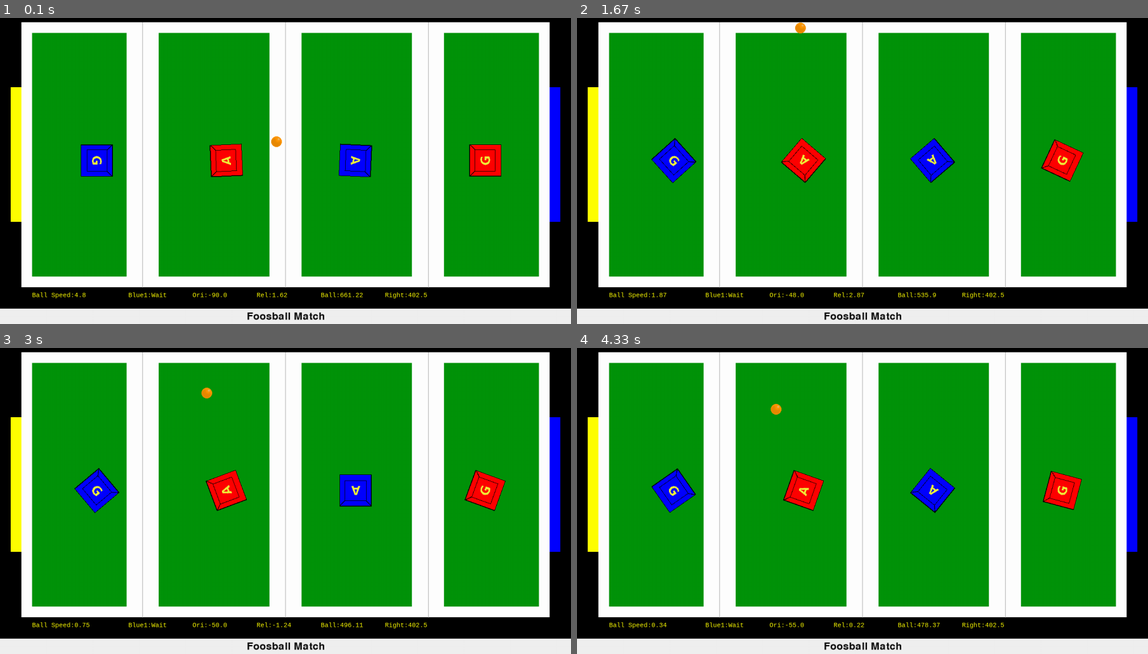
Above: before the commit, frames 1-4 (two rows, left to right).
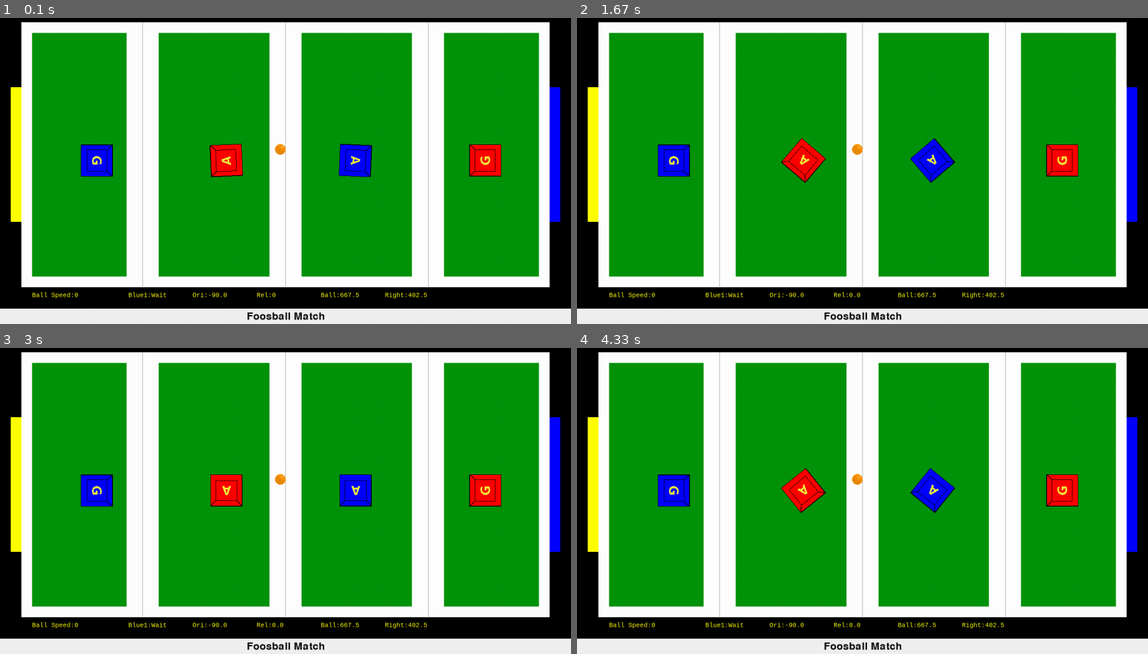
Above: after the commit, the same moments.

Repository: GreatAlexander/Games
Game: pygame game, started from GemTrap/Foosball/main.py
The game is run twice, just before and just after one commit, with the same random seed, the same clock (stepped at 60 frames per second) and the same inputs.
Inputs:
- Up to frame 1 (0.1 s): no input
- Up to frame 2 (1.67 s): no input
- Up to frame 3 (3 s): no input
- Up to frame 4 (4.33 s): no input

The runs differ from the first frame. In frame 1, 0.2% of the frame differs, in the area x 13-64%, y 38-92%; in frame 2, 0.9%; in frame 3, 1.2%, in the area x 13-89%, y 12-92%; in frame 4, 1.2%.

Commit message:
AIs align correctly and kick the ball!
- Added a set of tolerances and timers to make the kicking kind of
realistic. Without proper physics it still looks a bit awkward but this
is the basis of the AI behaviour.
- Fixed a small bug/crash regarding angle calculations but the Issue
regarding turning the longer way is still a problem
- Kicking is an instantaneous state (Then 1 second recharge), that is
sent to the Agent class, from which the Main process (Simulator) picks
up the event and then calls the Ball methods given the parameters of the
Agent that kicked the ball. There may be a more efficient way or a more
structurally consistent one, but this one works and makes sense

Diff:
--- a/GemTrap/Foosball/AIModule.py
+++ b/GemTrap/Foosball/AIModule.py
@@ -45,8 +45,14 @@
 		self.WorldModel = WMSubscriber
 
 		self.target_approach_angle = 4
-		self.target_approach_distance = AGENT_RADIUS + 20
-		self.move_tolerance = 2
+		self.target_approach_distance = AGENT_RADIUS
+		self.ball_distance_tolerance = AGENT_RADIUS
+		self.move_tolerance = 6
+		self.angle_tolerance = 4
+		self.kick_angle_tolerance = 6
+		self.kick_distance_tolerance = AGENT_RADIUS
+		self.kick_timer = FPS * 1
+		self.recharge_timer = 0
 
 	def update_info(self, angle):
 		worldModel = self.WorldModel.request_info()[-1]
@@ -87,15 +93,41 @@
 
 # STATE MACHINE
 	def state_machine(self):
-
-		if self.ball_is_reachable():
+		if self.recharging_kick():
+			self.behaviour_recharge()
+		if self.ball_is_infront() and not self.recharging_kick():
+			self.behaviour_kick()
+		elif self.ball_is_reachable():
 			self.behaviour_goto_ball()
 		elif self.player_is_displaced():
 			self.behaviour_goto_start()
+		elif self.player_is_misaligned():
+			self.behaviour_align_start()
 		else:
 			self.behaviour_wait()
 
 #==============================================================================
+
+	def recharging_kick(self):
+		if self.recharge_timer <= 0:
+			return False
+		else:
+			return True
+
+	def ball_is_infront(self):
+		self.target_pos = self.ball_pos
+		self.vector_to_target = self.calc_vector_to_target()
+		self.target_angle = self.calc_vect_angle_absolute(self.vector_to_target)
+		self.angle_to_target_relative = self.curr_angle - self.target_angle
+		self.distance_to_target = self.calc_distance_to_target(self.vector_to_target)
+
+		if abs(self.angle_to_target_relative) <= self.kick_angle_tolerance \
+		and abs(self.distance_to_target) <= self.kick_distance_tolerance:
+			self.ball_infront = True
+		else:
+			self.ball_infront = False
+
+		return self.ball_infront
 
 	def ball_is_reachable(self):
 
@@ -110,35 +142,70 @@
 	def player_is_displaced(self):
 
 		if (abs(self.curr_pos[0]-self.start_pos[0]) <= self.move_tolerance \
-		or abs(self.curr_pos[1]-self.start_pos[1]) <= self.move_tolerance):
+		and abs(self.curr_pos[1]-self.start_pos[1]) <= self.move_tolerance):
 			self.player_displaced = False
 		else:
 			self.player_displaced = True
 
 		return self.player_displaced
+
+	def player_is_misaligned(self):
+
+		if (abs(self.curr_angle-self.start_angle) <= self.angle_tolerance):
+			self.player_misaligned = False
+		else:
+			self.player_misaligned = True
+
+		return self.player_misaligned
+
+	def behaviour_kick(self):
+		self.state = 'Kick'
+		self.recharge_timer = self.kick_timer
+		self.target_pos = self.curr_pos
+		self.vector_to_target = self.calc_vector_to_target()
+		self.target_angle = self.curr_angle
+#		self.target_approach_angle = 4
+#		self.target_approach_distance = AGENT_RADIUS + 20
+
+	def behaviour_recharge(self):
+		self.state = 'Recharging'
+		self.recharge_timer -= 1
+		self.target_pos = self.curr_pos
+		self.vector_to_target = self.calc_vector_to_target()
+		self.target_angle = self.curr_angle
+#		self.target_approach_angle = 4
+#		self.target_approach_distance = AGENT_RADIUS + 20
 
 	def behaviour_goto_ball(self):
 		self.state = 'Goto_Ball'
 		self.target_pos = self.ball_pos
 		self.vector_to_target = self.calc_vector_to_target()
-		self.target_angle = self.calc_angle_to_target_absolute(self.vector_to_target)
+		self.target_angle = self.calc_vect_angle_absolute(self.vector_to_target)
 		self.target_approach_angle = 4
-		self.target_approach_distance = AGENT_RADIUS + 20
+		self.target_approach_distance = self.ball_distance_tolerance
 
 	def behaviour_goto_start(self):
 		self.state = 'Goto_Start'
 		self.target_pos = self.start_pos
 		self.vector_to_target = self.calc_vector_to_target()
-		self.target_angle = self.calc_angle_to_target_absolute(self.vector_to_target)
+		self.target_angle = self.calc_vect_angle_absolute(self.vector_to_target)
 		self.target_approach_angle = 2
-		self.target_approach_distance = 10
+		self.target_approach_distance = 2
+
+	def behaviour_align_start(self):
+		self.state = 'Align_Start'
+		self.target_pos = self.curr_pos
+		self.vector_to_target = self.calc_vector_to_target()
+		self.target_angle = self.start_angle
+		self.target_approach_angle = 2
+		self.target_approach_distance = 2
 
 	def behaviour_wait(self):
 		self.state = 'Wait'
 		self.target_pos = self.curr_pos
 		self.vector_to_target = self.calc_vector_to_ball()
-		self.target_angle = self.calc_angle_to_target_absolute(self.vector_to_target)
-#		self.target_angle = self.curr_angle
+#		self.target_angle = self.calc_vect_angle_absolute(self.vector_to_target)
+		self.target_angle = self.curr_angle
 		self.target_approach_angle = 2
 		self.target_approach_distance = 2000
 
@@ -160,37 +227,42 @@
 		distance_to_target = np.sqrt(np.square(vect[0]) + np.square(vect[1]))
 		return distance_to_target
 
-	def calc_angle_to_target_absolute(self, vect):
+	def calc_vect_angle_absolute(self, vect):
 		hyp = np.sqrt(np.square(vect[0]) + np.square(vect[1]))
 		xmod = abs(vect[0])
 		ymod = abs(vect[1])
 
-		if xmod == 0:
+		if vect[1] == 0:
+			if vect[0] > 0:
+				absolute_angle = 90
+			else:
+				absolute_angle = 270
+		elif vect[0] == 0:
 			if vect[1] > 0:
-				target_angle = 180
+				absolute_angle = 180
 			else:
-				target_angle = 0
-		else:
-			target_angle = np.rad2deg(np.arctan(ymod/xmod))
-
-		if vect[0] >= 0 and vect[1] <= 0:
-			absolute_target_angle = 90 - target_angle
-		elif vect[0] >= 0 and vect[1] >= 0:
-			absolute_target_angle = 90 + target_angle
-		elif vect[0] <= 0 and vect[1] >= 0:
-			absolute_target_angle = 270 - target_angle
-		elif vect[0] <= 0 and vect[1] <= 0:
-			absolute_target_angle = 270 + target_angle
+				absolute_angle = 0
+		else:
+			vect_angle = np.rad2deg(np.arctan(ymod/xmod))
+
+			if vect[0] > 0 and vect[1] < 0:
+				absolute_angle = 90 - vect_angle
+			elif vect[0] > 0 and vect[1] > 0:
+				absolute_angle = 90 + vect_angle
+			elif vect[0] < 0 and vect[1] > 0:
+				absolute_angle = 270 - vect_angle
+			elif vect[0] < 0 and vect[1] < 0:
+				absolute_angle = 270 + vect_angle
 
 		if hyp == 0:
-			return 0
-		else:
-			return absolute_target_angle
+			absolute_angle = 0
+
+		return absolute_angle
 
 	def path_planning(self):
 
 		self.distance_to_target = self.calc_distance_to_target(self.vector_to_target)
-		self.angle_to_target_absolute = self.calc_angle_to_target_absolute(self.vector_to_target)
+		self.angle_to_target_absolute = self.calc_vect_angle_absolute(self.vector_to_target)
 
 		self.angle_to_target_relative = self.curr_angle - self.target_angle
 
@@ -200,5 +272,7 @@
 			return 'TurnRight'
 		elif self.distance_to_target >= self.target_approach_distance:
 			return 'Forward'
+		elif self.state is 'Kick':
+			return 'Kick'
 		else:
 			return 'Wait'
--- a/GemTrap/Foosball/Agent.py
+++ b/GemTrap/Foosball/Agent.py
@@ -28,7 +28,7 @@
 		self.AI = AIModule(self.player_id, self.WorldModel)
 
 		self.speed_rotation = 0.5
-		self.speed_forward = 2.
+		self.speed_forward = 1.5
 		self.cnt = 30
 		self.command = 'Wait'
 
@@ -136,6 +136,11 @@
 		elif self.command is 'Forward':
 			new_pos = self.new_pos()
 
+		if self.command is 'Kick':
+			self.kicking = 1
+		else:
+			self.kicking = 0
+
 #			new_orientation = 0
 
 		new_orientation = self.orientation + dir_mod * self.speed_rotation
--- a/GemTrap/Foosball/main.py
+++ b/GemTrap/Foosball/main.py
@@ -52,7 +52,7 @@
 
 	# Main game loop
 	while going:
-		clock.tick(60)
+		clock.tick(FPS)
 
 		if frame >= 30:
 			frame = 0
@@ -74,12 +74,26 @@
 		display.drawEverything(background, ballSprite, blue1Sprite, blue2Sprite, red1Sprite, red2Sprite)
 		display.updateFeaturesOnScreen(frame, ball, blue1, blue2, red1, red2)
 
+		#Check for kicks
 		ball.setPushValue(0)
-
-		if ball.speed == 0:
+		if blue1.kicking or blue2.kicking or red1.kicking or red2.kicking:
 			ball.setPushValue(1)
-			ball.setPushOrientation(np.random.randint(0, 360))
 			ball.setPushSpeed(5)
+		if blue1.kicking:
+			ball.setPushOrientation(blue1.angle)
+		elif blue2.kicking:
+			ball.setPushOrientation(blue2.angle)
+		elif red1.kicking:
+			ball.setPushOrientation(red1.angle)
+		elif red2.kicking:
+			ball.setPushOrientation(red2.angle)
+#
+#		ball.setPushValue(0)
+#
+#		if ball.speed == 0:
+#			ball.setPushValue(1)
+#			ball.setPushOrientation(np.random.randint(0, 360))
+#			ball.setPushSpeed(5)
 
 #		pygame.display.flip()
 		pygw.updatefulldisplay()
